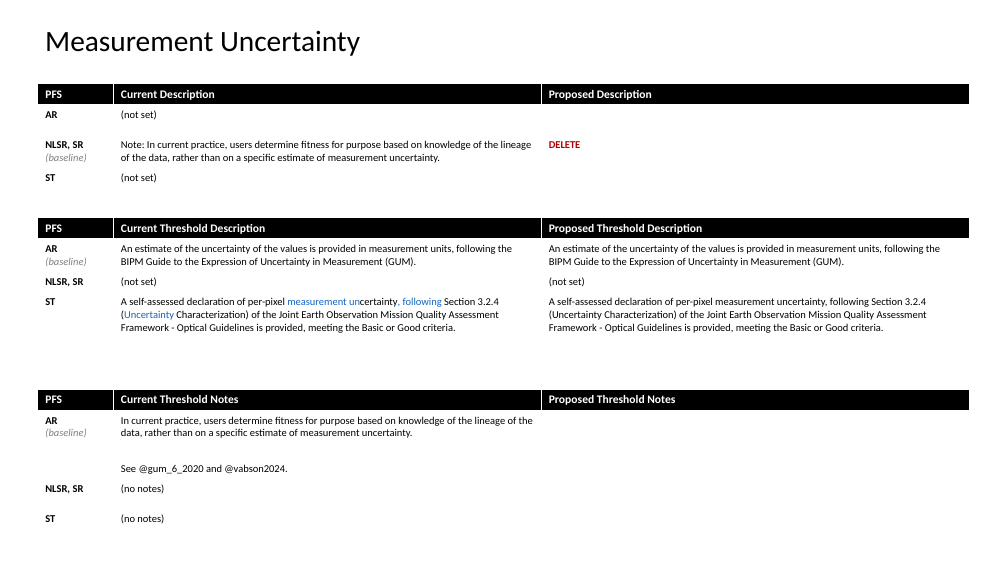
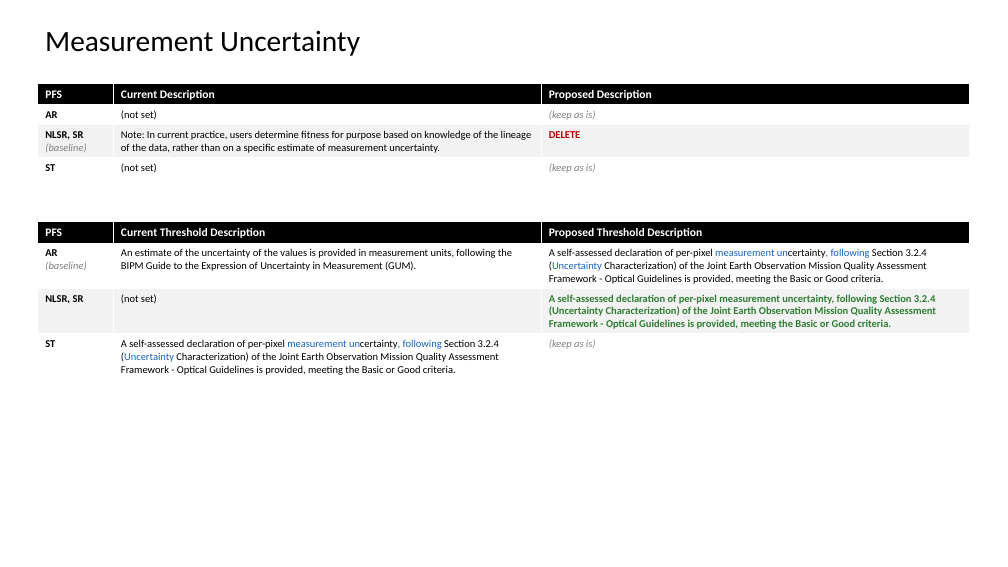
Before and after one commit to ceos-org/ceos-ard, a slide deck: slide 20 of differences.pptx (slide 22 before the commit). Drawn at 1008x567 pixels with LibreOffice and Linux fonts; fonts in the diff are those of the drawing. Boxes give left, top, right and bottom in pixels: in the first picture for what was removed or moved away, otherwise in the second. Text is boxed around its words. In the diff, an @@ line names an element or a change of style, - is before the commit and + after.

```diff
--- a/differences.pptx
+++ b/differences.pptx
@@ table at (x1=38, y1=83, x2=969, y2=177) @@
-row 2, column 3: 
+row 2, column 3: (keep as is)
-row 4, column 3: 
+row 4, column 3: (keep as is)
@@ fill #FFFFFF to #F2F2F2 in row 3 @@
@@ table at (x1=38, y1=222, x2=969, y2=379) @@
-row 2, column 3: An estimate of the uncertainty of the values is provided in measurement units, following the BIPM Guide to the Expression of Uncertainty in Measurement (GUM).
+row 2, column 3: A self-assessed declaration of per-pixel measurement uncertainty, following Section 3.2.4 (Uncertainty Characterization) of the Joint Earth Observation Mission Quality Assessment Framework - Optical Guidelines is provided, meeting the Basic or Good criteria.
-row 3, column 3: (not set)
+row 3, column 3: A self-assessed declaration of per-pixel measurement uncertainty, following Section 3.2.4 (Uncertainty Characterization) of the Joint Earth Observation Mission Quality Assessment Framework - Optical Guidelines is provided, meeting the Basic or Good criteria.
-row 4, column 3: A self-assessed declaration of per-pixel measurement uncertainty, following Section 3.2.4 (Uncertainty Characterization) of the Joint Earth Observation Mission Quality Assessment Framework - Optical Guidelines is provided, meeting the Basic or Good criteria.
+row 4, column 3: (keep as is)
@@ fill #FFFFFF to #F2F2F2 in row 3 @@
@@ table resized from (x1=38, y1=218, x2=969, y2=409) to (x1=38, y1=222, x2=969, y2=379) @@
@@ table removed at (x1=38, y1=389, x2=969, y2=527), 4 rows, 3 columns @@
-PFS | Current Threshold Notes | Proposed Threshold Notes
-AR / (baseline) | In current practice, users determine fitness for purpose based on knowledge of the lineage of the data, rather than on a specific estimate of measurement uncertainty. / See @gum_6_2020 and @vabson2024. | 
-NLSR, SR | (no notes) | 
-ST | (no notes) | 
```
Also in this commit, not shown: 69 other slides changed, 6 slides added, 8 slides removed, 3 other files.
